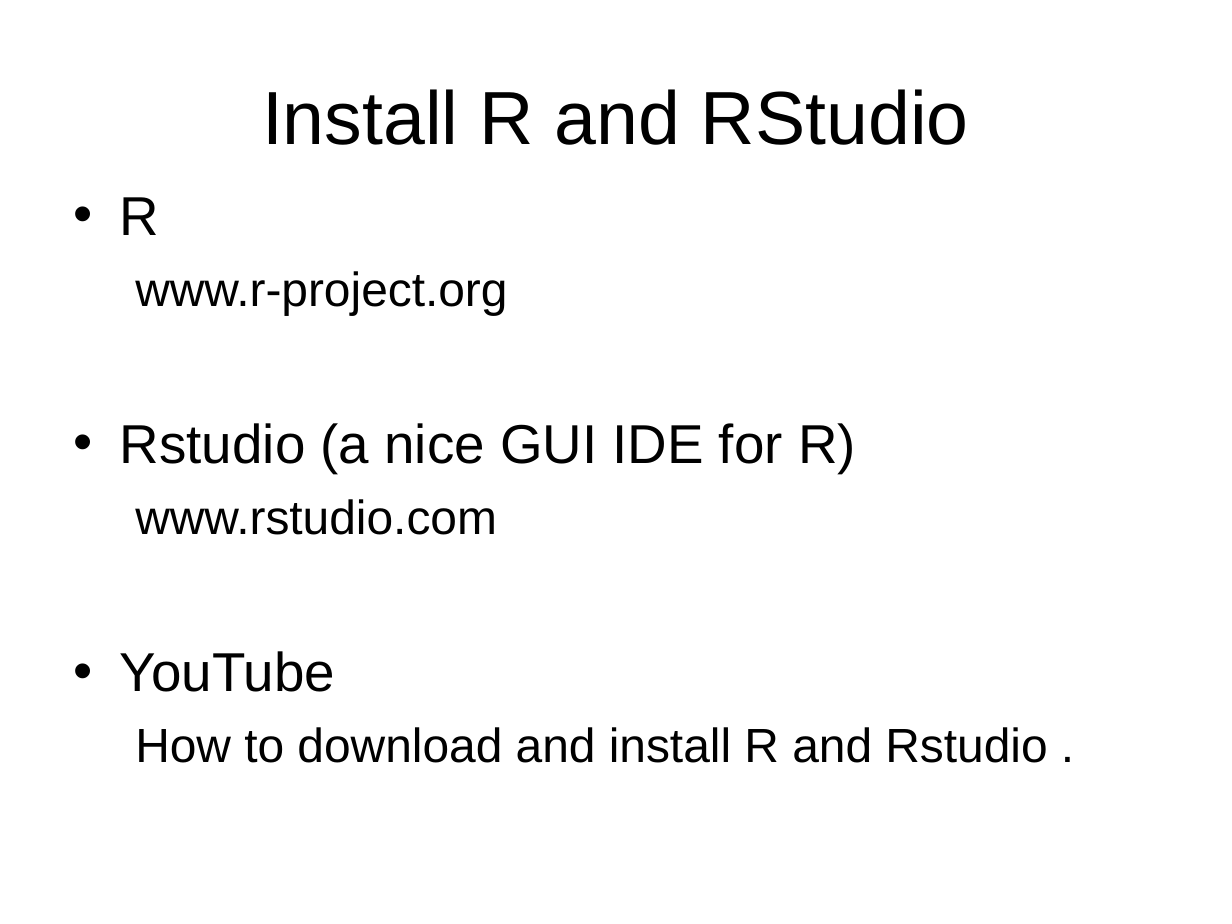
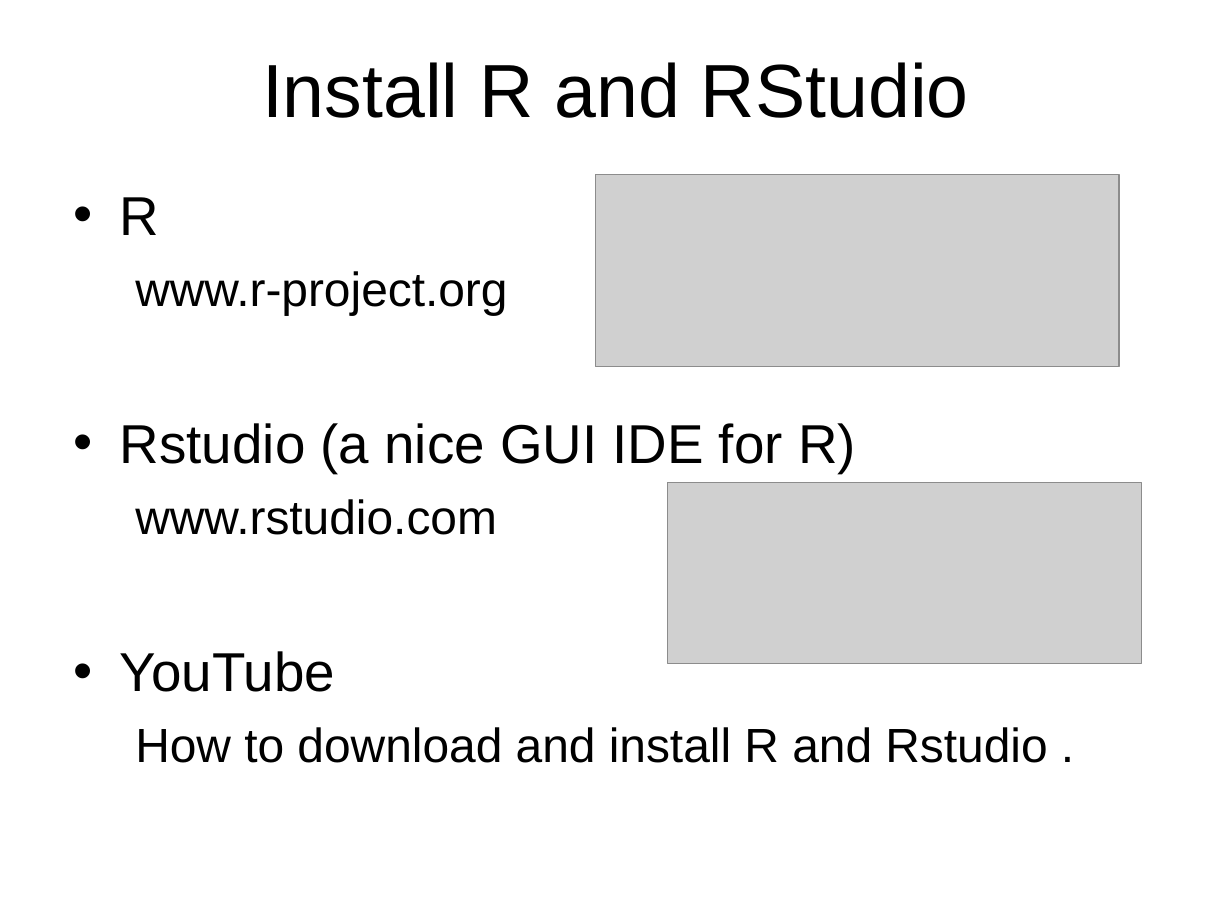
Before and after one commit to hongqin/R-workshop-GAS14, a slide deck: slide 2 of 1.Introduction_to_R/Learning_R_by_metricExample.ppt. Drawn at 1232x924 pixels with LibreOffice and Linux fonts; fonts in the diff are those of the drawing; grey boxes stand for pictures. Boxes give left, top, right and bottom in pixels: in the first picture for what was removed or moved away, otherwise in the second. Text is boxed around its words. In the diff, an @@ line names an element or a change of style, - is before the commit and + after.

```diff
--- a/1.Introduction_to_R/Learning_R_by_metricExample.ppt
+++ b/1.Introduction_to_R/Learning_R_by_metricExample.ppt
@@ title "Install R and RStudio": place and size @@
-title "Install R and RStudio" at bbox=[262, 89, 969, 145]
+title "Install R and RStudio" at bbox=[262, 62, 969, 118]
@@ picture added at bbox=[595, 175, 1119, 367] @@
@@ picture added at bbox=[668, 483, 1142, 664] @@
```
Also in this commit, not shown: 1 other slide changed, 2 slides added, 2 slides removed, 6 other files.
